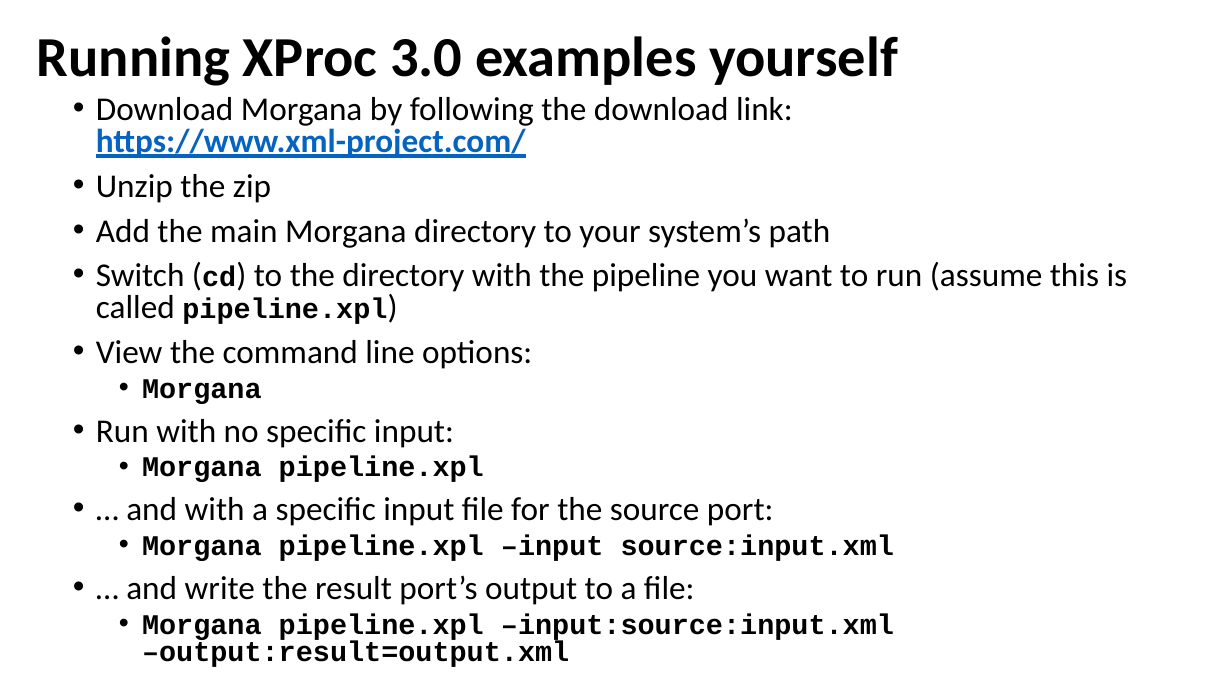
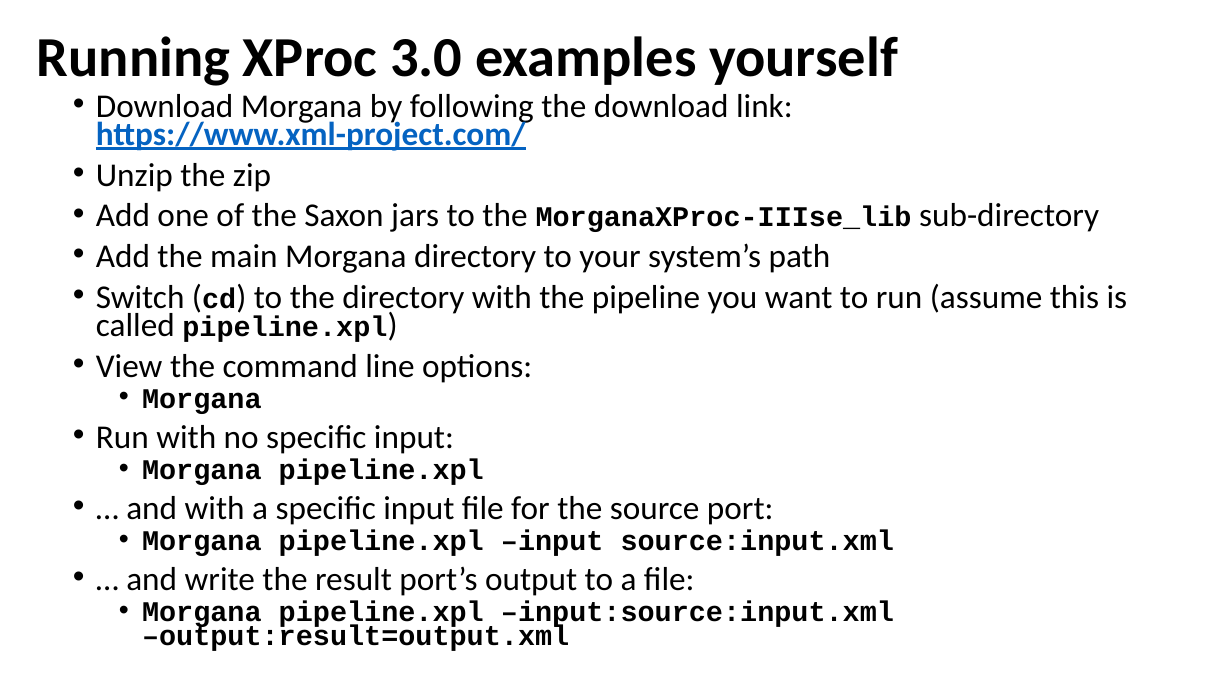
Before and after one commit to xatapult/markupuk-2020, a slide deck: slide 6 of 101-A/presentation/markupuk-2020-101-A.pptx. Drawn at 1232x693 pixels with LibreOffice and Linux fonts; fonts in the diff are those of the drawing; background and template pictures are left out. Boxes give left, top, right and bottom in pixels: in the first picture for what was removed or moved away, otherwise in the second. Text is boxed around its words. In the diff, an @@ line names an element or a change of style, - is before the commit and + after.

Commit message:
Presentation update and standard big font in oXygen

```diff
--- a/101-A/presentation/markupuk-2020-101-A.pptx
+++ b/101-A/presentation/markupuk-2020-101-A.pptx
@@ text at (96, 94, 1128, 651): line spacing 0.8 to 0.7 @@
@@ text at (96, 203, 1099, 232): paragraph added @@
+• Add one of the Saxon jars to the MorganaXProc-IIIse_lib sub-directory
```
Also in this commit, not shown: 2 other files.
